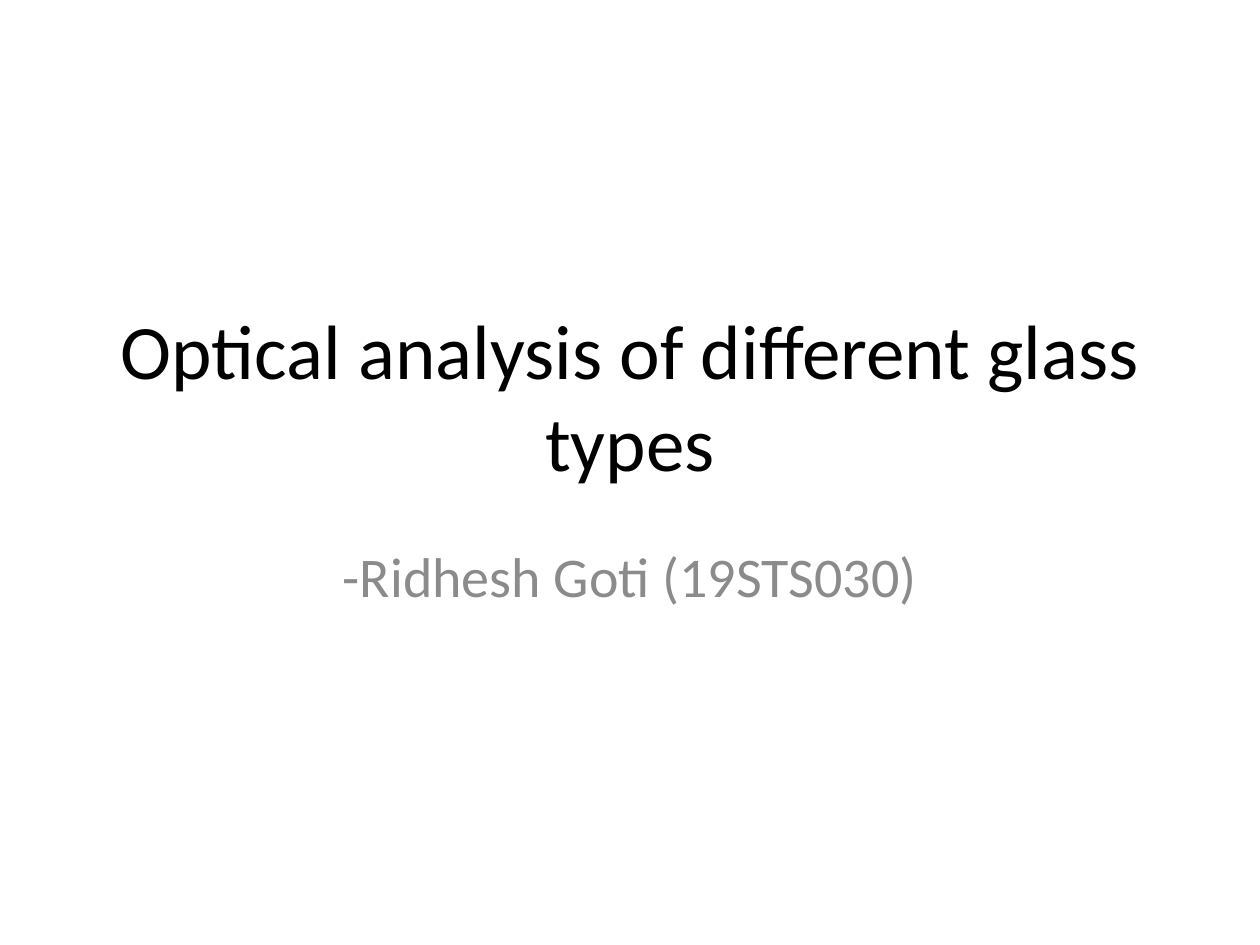
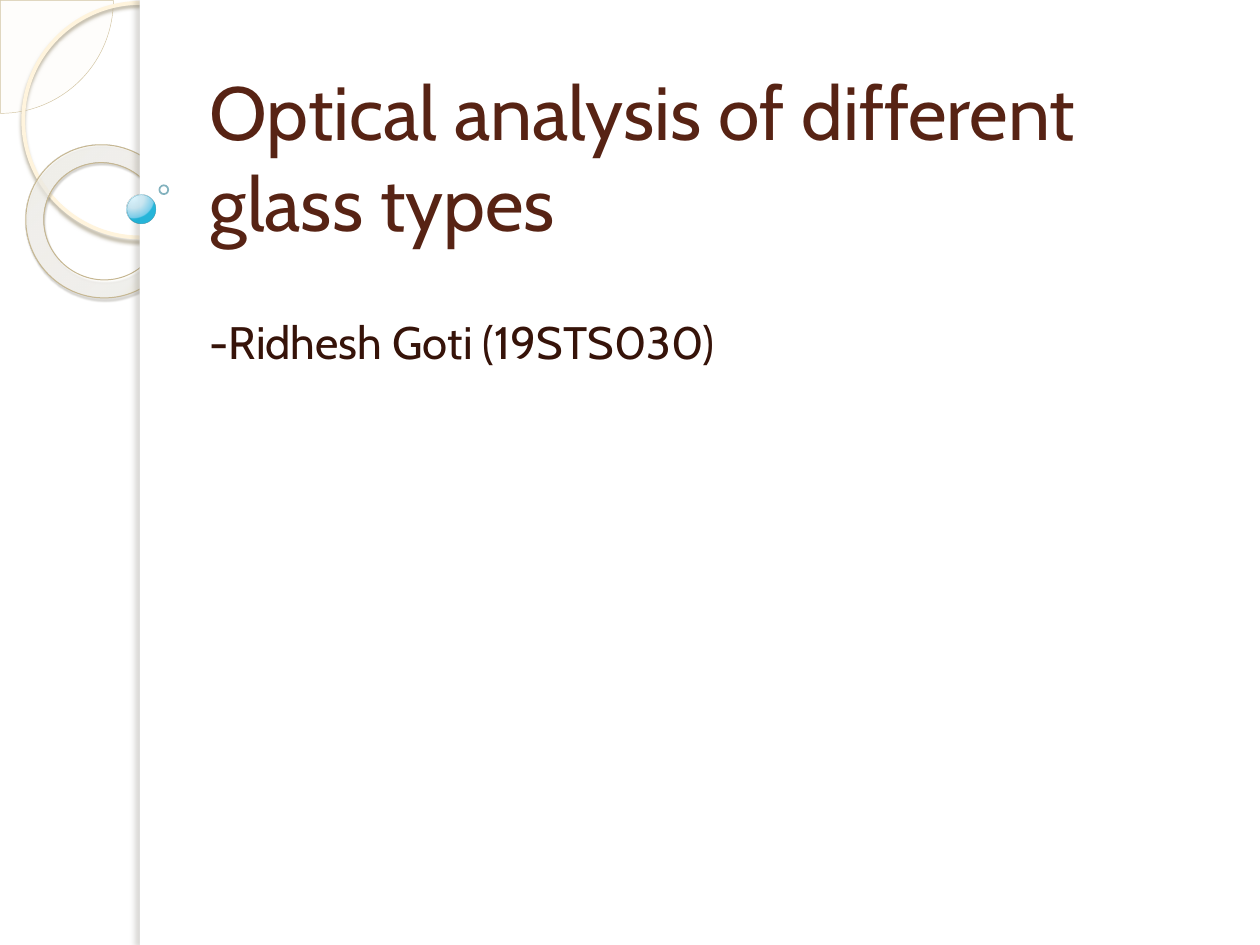
Before and after one commit to rid181198/optical-properties, a slide deck: slide 1 of Optical analysis of different glass types.pptx. Drawn at 1260x945 pixels with LibreOffice and Linux fonts; fonts in the diff are those of the drawing; background and template pictures are left out. Boxes give left, top, right and bottom in pixels: in the first picture for what was removed or moved away, otherwise in the second. Text is boxed around its words. In the diff, an @@ line names an element or a change of style, - is before the commit and + after.

```diff
--- a/Optical analysis of different glass types.pptx
+++ b/Optical analysis of different glass types.pptx
@@ pie slice (boxed as its full ellipse) added at (0, 0, 113, 113), fill #FEFAF4 at 33% opacity, outline #D3C39F 0.25 pt @@
@@ ellipse added at (23, 3, 257, 237), outline #FFF5DE 2.15 pt @@
@@ rectangle added at (140, 0, 1260, 945), fill #FFFFFF @@
@@ rectangle added at (140, 0, 150, 945), fill #FFFFFF @@
@@ title "Optical analysis of different glass ...": place and size @@
-title "Optical analysis of different glass ..." at (120, 325, 1138, 484)
+title "Optical analysis of different glass ..." at (210, 83, 1076, 247)
@@ title "Optical analysis of different glass ..." at (210, 83, 1076, 247): size 44 to 43 pt, font Calibri to Cabin, text colour #000000 to #572314; alignment centre to left; vertical alignment middle to bottom @@
@@ donut added at (0, 113, 211, 329), fill gradient #FFFCF6 to #FFFEFB to #F0D28E, outline #C7B893 0.58 pt @@
@@ ellipse added at (127, 195, 156, 224), fill gradient #DAF4FF to #C3E3F0 to #6BC7E8 to #00ABD5, outline #308EA5 0.16 pt @@
@@ ellipse added at (160, 185, 169, 194), outline #318093 1 pt @@
@@ subtitle "-Ridhesh Goti (19STS030)": place and size @@
-subtitle "-Ridhesh Goti (19STS030)" at (343, 556, 916, 605)
+subtitle "-Ridhesh Goti (19STS030)" at (210, 325, 715, 366)
@@ subtitle "-Ridhesh Goti (19STS030)" at (210, 325, 715, 366): size 32 to 26 pt, font Calibri to Cabin, text colour #8C8C8C to #361309; alignment centre to left; indent changed @@
```
Also in this commit, not shown: 11 other slides changed, 6 slides added, 2 slides removed, 1 other file.
